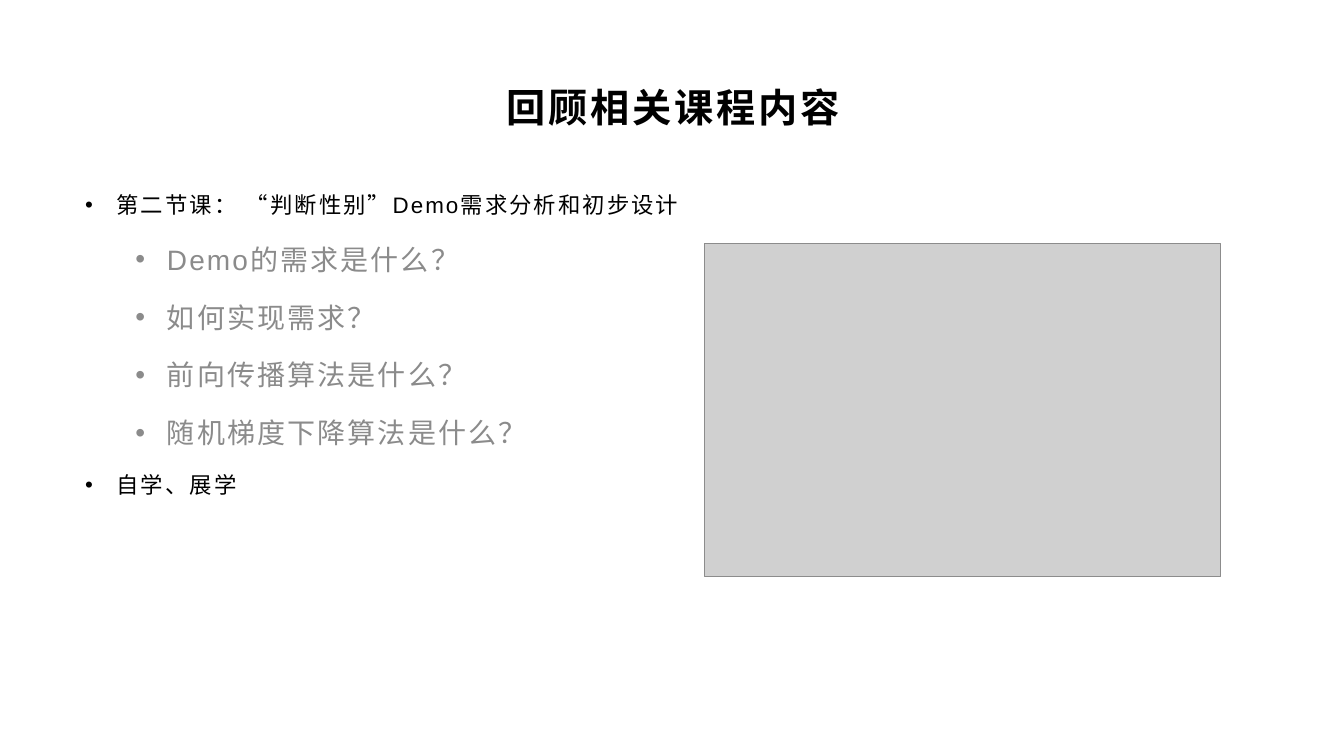
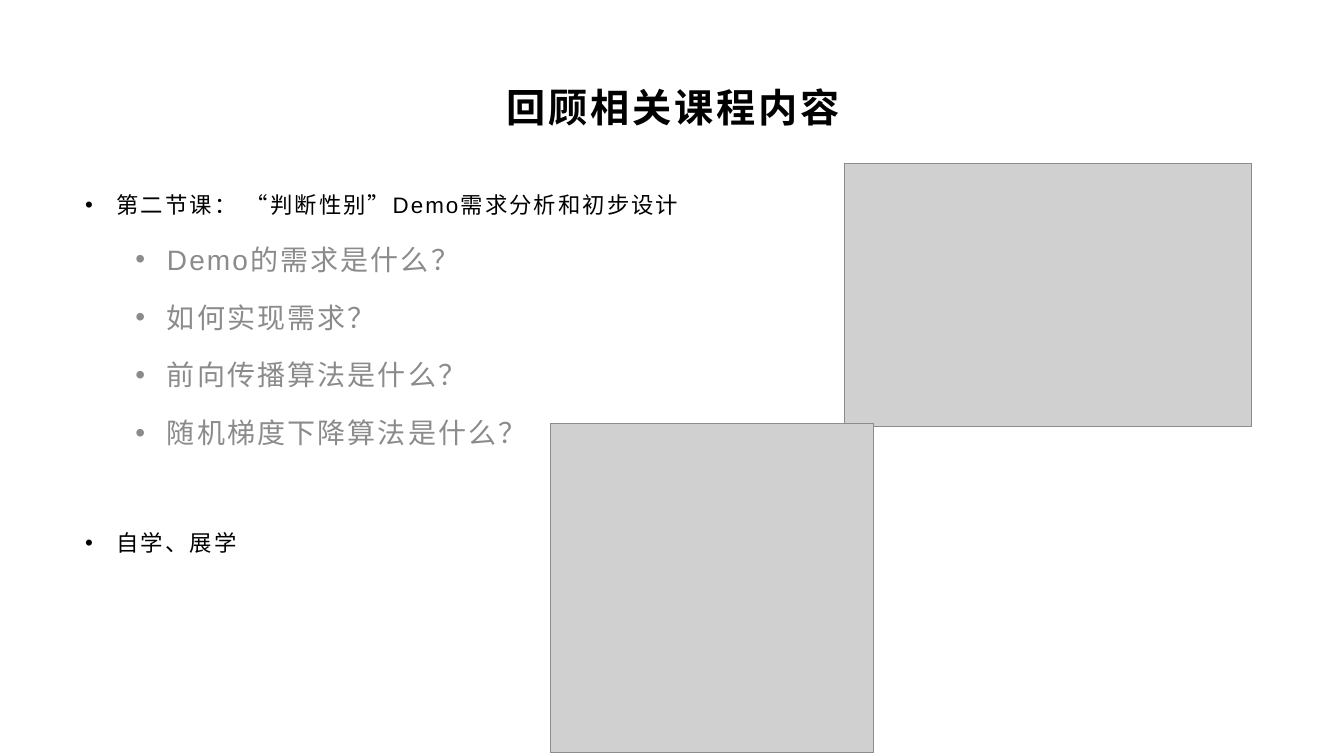
Before and after one commit to yyc-git/DeepLearningEdu, a slide deck: slide 4 of lessons/3_derivation/ppt/全连接层的前向和后向传播推导（上）.pptx. Drawn at 1344x756 pixels with LibreOffice and Linux fonts; fonts in the diff are those of the drawing; grey boxes stand for pictures; background and template pictures are left out. Boxes give left, top, right and bottom in pixels: in the first picture for what was removed or moved away, otherwise in the second. Text is boxed around its words. In the diff, an @@ line names an element or a change of style, - is before the commit and + after.

```diff
--- a/lessons/3_derivation/ppt/全连接层的前向和后向传播推导（上）.pptx
+++ b/lessons/3_derivation/ppt/全连接层的前向和后向传播推导（上）.pptx
@@ text "第二节课： “判断性别”Demo需求分析和初步设计" rewrapped from <box>117,194,527,495</box> to <box>117,194,527,553</box> @@
@@ picture: place and size @@
-picture at <box>705,243,1221,577</box>
+picture at <box>845,164,1252,427</box>
@@ picture added at <box>552,424,874,753</box> @@
```
Also in this commit, not shown: 4 other slides changed.
